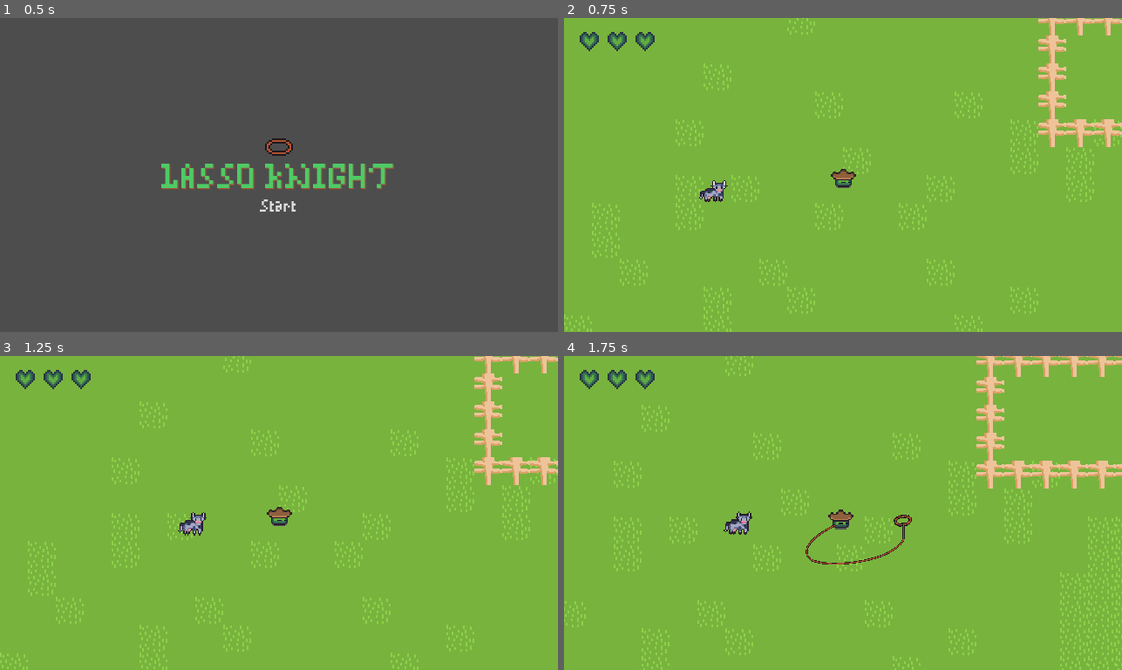
Above: before the commit, frames 1-4 (two rows, left to right).
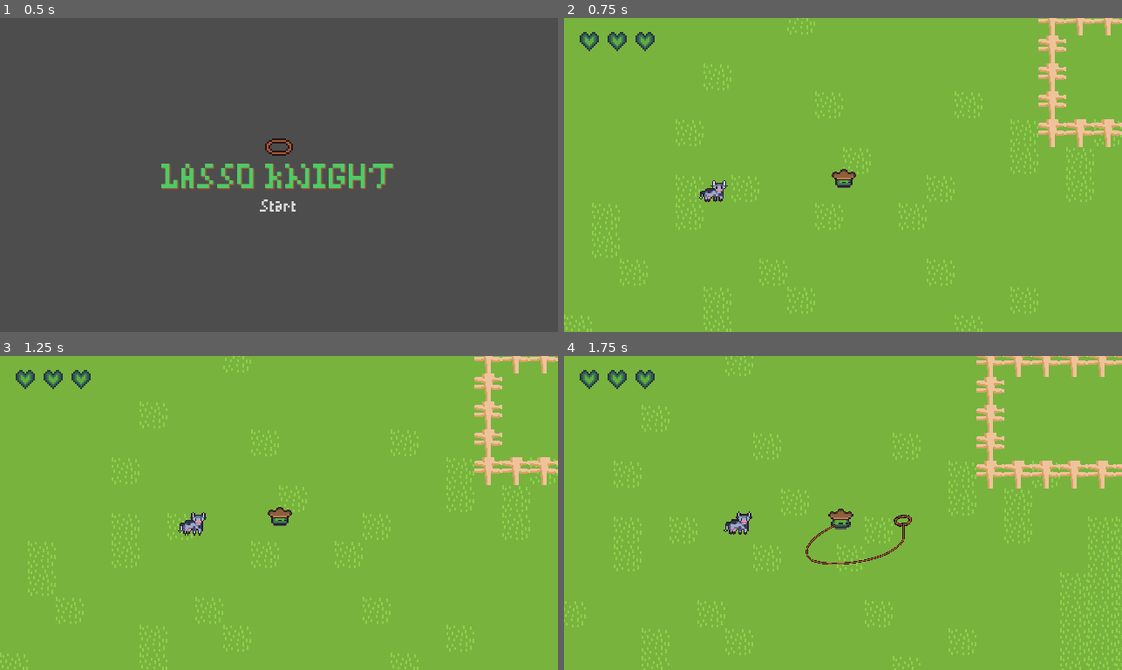
Above: after the commit, the same moments.

Repository: 2weeking/Lasso-Knight
Game: Godot game, scene res://levels/MainMenu.tscn
The game is run twice, just before and just after one commit, with the same random seed, the same clock (stepped at 60 frames per second) and the same inputs.
Inputs (mouse positions are in pixels of both pictures, inside the frame that each line leads up to):
- Up to frame 1 (0.5 s): no input
- Up to frame 2 (0.75 s): click "Start" at 0.5 s
- Up to frame 3 (1.25 s): no input
- Up to frame 4 (1.75 s): move the mouse to (965, 497) at 1.27 s; hold D (right) from 1.28 s (still down); click (965, 497) at 1.35 s

Frame 1 is identical in both runs. In frame 2, less than 0.1% of the frame differs, in the area x 47-53%, y 48-55%; in frame 3, less than 0.1%; in frame 4, 0.1%, in the area x 47-52%, y 48-55%.

Commit message:
Switched from base animated sprite to animation tree

Diff:
--- a/entities/knight/knight.gd
+++ b/entities/knight/knight.gd
@@ -18,7 +18,7 @@
 @export var lasso_goldilocks: float = 0.5	# Green bar range percentage from 0.0 - 1.0
 
 # Sprite and animationms
-@onready var sprite = $AnimatedSprite2D
+@onready var sprite = $Sprite2D
 @onready var animation_tree = $AnimationTree
 @onready var state_machine = animation_tree.get("parameters/playback")
 
@@ -80,6 +80,12 @@
 		Input.get_action_strength("right") - Input.get_action_strength("left"),
 		Input.get_action_strength("down") - Input.get_action_strength("up")
 	)
+
+	# Animation and sprite related stuff
+	if input_direction != Vector2.ZERO:
+		state_machine.travel("walk")
+	else:
+		state_machine.travel("idle")
 
 	# Flip sprite depending on direction
 	if input_direction.x > 0:
--- a/entities/knight/knight.tscn
+++ b/entities/knight/knight.tscn
@@ -6,77 +6,6 @@
 [ext_resource type="PackedScene" uid="uid://wtb0tpyhgt5v" path="res://entities/lasso/verlet_rope.tscn" id="4_45si7"]
 [ext_resource type="PackedScene" uid="uid://dvlia5gva2tk" path="res://entities/knight/player_health_ui.tscn" id="4_68lu1"]
 [ext_resource type="Texture2D" uid="uid://du1c6mmkrb8uc" path="res://assets/rope/lasso_head.png" id="4_ok8xe"]
-
-[sub_resource type="AtlasTexture" id="AtlasTexture_o4n6n"]
-atlas = ExtResource("2_vql2c")
-region = Rect2(0, 0, 32, 32)
-
-[sub_resource type="AtlasTexture" id="AtlasTexture_jy51c"]
-atlas = ExtResource("2_vql2c")
-region = Rect2(32, 0, 32, 32)
-
-[sub_resource type="AtlasTexture" id="AtlasTexture_t0ilj"]
-atlas = ExtResource("2_vql2c")
-region = Rect2(64, 0, 32, 32)
-
-[sub_resource type="AtlasTexture" id="AtlasTexture_6oh8l"]
-atlas = ExtResource("2_vql2c")
-region = Rect2(96, 0, 32, 32)
-
-[sub_resource type="AtlasTexture" id="AtlasTexture_fv27g"]
-atlas = ExtResource("2_vql2c")
-region = Rect2(128, 0, 32, 32)
-
-[sub_resource type="AtlasTexture" id="AtlasTexture_nabmr"]
-atlas = ExtResource("2_vql2c")
-region = Rect2(160, 0, 32, 32)
-
-[sub_resource type="AtlasTexture" id="AtlasTexture_a4821"]
-atlas = ExtResource("2_vql2c")
-region = Rect2(192, 0, 32, 32)
-
-[sub_resource type="AtlasTexture" id="AtlasTexture_3tuaj"]
-atlas = ExtResource("2_vql2c")
-region = Rect2(224, 0, 32, 32)
-
-[sub_resource type="AtlasTexture" id="AtlasTexture_1c2s6"]
-atlas = ExtResource("2_vql2c")
-region = Rect2(256, 0, 32, 32)
-
-[sub_resource type="SpriteFrames" id="SpriteFrames_y6ukc"]
-animations = [{
-"frames": [{
-"duration": 1.0,
-"texture": SubResource("AtlasTexture_o4n6n")
-}, {
-"duration": 1.0,
-"texture": SubResource("AtlasTexture_jy51c")
-}, {
-"duration": 1.0,
-"texture": SubResource("AtlasTexture_t0ilj")
-}, {
-"duration": 1.0,
-"texture": SubResource("AtlasTexture_6oh8l")
-}, {
-"duration": 1.0,
-"texture": SubResource("AtlasTexture_fv27g")
-}, {
-"duration": 1.0,
-"texture": SubResource("AtlasTexture_nabmr")
-}, {
-"duration": 1.0,
-"texture": SubResource("AtlasTexture_a4821")
-}, {
-"duration": 1.0,
-"texture": SubResource("AtlasTexture_3tuaj")
-}, {
-"duration": 1.0,
-"texture": SubResource("AtlasTexture_1c2s6")
-}],
-"loop": true,
-"name": &"idle",
-"speed": 5.0
-}]
 
 [sub_resource type="Curve2D" id="Curve2D_v218c"]
 _data = {
@@ -90,39 +19,82 @@
 [sub_resource type="RectangleShape2D" id="RectangleShape2D_vcw2b"]
 size = Vector2(32, 32)
 
-[sub_resource type="Animation" id="Animation_wvwej"]
+[sub_resource type="Animation" id="Animation_otww2"]
+resource_name = "idle"
+loop_mode = 1
+tracks/0/type = "value"
+tracks/0/imported = false
+tracks/0/enabled = true
+tracks/0/path = NodePath("Sprite2D:frame")
+tracks/0/interp = 1
+tracks/0/loop_wrap = true
+tracks/0/keys = {
+"times": PackedFloat32Array(0),
+"transitions": PackedFloat32Array(1),
+"update": 1,
+"values": [0]
+}
+
+[sub_resource type="Animation" id="Animation_lv1gh"]
 length = 0.001
+tracks/0/type = "value"
+tracks/0/imported = false
+tracks/0/enabled = true
+tracks/0/path = NodePath("Sprite2D:frame")
+tracks/0/interp = 1
+tracks/0/loop_wrap = true
+tracks/0/keys = {
+"times": PackedFloat32Array(0),
+"transitions": PackedFloat32Array(1),
+"update": 1,
+"values": [0]
+}
 
-[sub_resource type="Animation" id="Animation_a4f3l"]
-resource_name = "idle"
-length = 4.0
+[sub_resource type="Animation" id="Animation_oj33q"]
+resource_name = "walk"
+length = 2.7
+loop_mode = 1
+step = 0.3
+tracks/0/type = "value"
+tracks/0/imported = false
+tracks/0/enabled = true
+tracks/0/path = NodePath("Sprite2D:frame")
+tracks/0/interp = 1
+tracks/0/loop_wrap = true
+tracks/0/keys = {
+"times": PackedFloat32Array(0, 0.3, 0.6, 0.9, 1.2, 1.5, 1.8, 2.1, 2.4),
+"transitions": PackedFloat32Array(1, 1, 1, 1, 1, 1, 1, 1, 1),
+"update": 1,
+"values": [0, 1, 2, 3, 4, 5, 6, 7, 8]
+}
 
 [sub_resource type="AnimationLibrary" id="AnimationLibrary_a50b0"]
 _data = {
-"RESET": SubResource("Animation_wvwej"),
-"idle": SubResource("Animation_a4f3l")
+"RESET": SubResource("Animation_lv1gh"),
+"idle": SubResource("Animation_otww2"),
+"walk": SubResource("Animation_oj33q")
 }
 
-[sub_resource type="AnimationNodeBlendSpace2D" id="AnimationNodeBlendSpace2D_va5ow"]
-min_space = Vector2(-1, -1.1)
-max_space = Vector2(1, 1.1)
-blend_mode = 1
+[sub_resource type="AnimationNodeAnimation" id="AnimationNodeAnimation_bmdyj"]
+animation = &"idle"
 
-[sub_resource type="AnimationNodeBlendSpace2D" id="AnimationNodeBlendSpace2D_8tqgi"]
+[sub_resource type="AnimationNodeAnimation" id="AnimationNodeAnimation_6xr85"]
+animation = &"walk"
 
-[sub_resource type="AnimationNodeStateMachineTransition" id="AnimationNodeStateMachineTransition_qojdq"]
+[sub_resource type="AnimationNodeStateMachineTransition" id="AnimationNodeStateMachineTransition_k2ac6"]
+advance_mode = 2
 
-[sub_resource type="AnimationNodeStateMachineTransition" id="AnimationNodeStateMachineTransition_1x020"]
-advance_mode = 0
+[sub_resource type="AnimationNodeStateMachineTransition" id="AnimationNodeStateMachineTransition_quseh"]
 
-[sub_resource type="AnimationNodeStateMachine" id="AnimationNodeStateMachine_yrndm"]
-states/Idle/node = SubResource("AnimationNodeBlendSpace2D_va5ow")
-states/Idle/position = Vector2(329, 109)
-states/Start/position = Vector2(175, 122)
-states/Walk/node = SubResource("AnimationNodeBlendSpace2D_8tqgi")
-states/Walk/position = Vector2(468, 109)
-transitions = ["Start", "Idle", SubResource("AnimationNodeStateMachineTransition_qojdq"), "Idle", "Walk", SubResource("AnimationNodeStateMachineTransition_1x020")]
-graph_offset = Vector2(-394, -7)
+[sub_resource type="AnimationNodeStateMachineTransition" id="AnimationNodeStateMachineTransition_erak6"]
+
+[sub_resource type="AnimationNodeStateMachine" id="AnimationNodeStateMachine_ljlde"]
+states/idle/node = SubResource("AnimationNodeAnimation_bmdyj")
+states/idle/position = Vector2(403, 100)
+states/walk/node = SubResource("AnimationNodeAnimation_6xr85")
+states/walk/position = Vector2(613, 100)
+transitions = ["Start", "idle", SubResource("AnimationNodeStateMachineTransition_k2ac6"), "idle", "walk", SubResource("AnimationNodeStateMachineTransition_quseh"), "walk", "idle", SubResource("AnimationNodeStateMachineTransition_erak6")]
+graph_offset = Vector2(-169, 25)
 
 [sub_resource type="RectangleShape2D" id="RectangleShape2D_nid7g"]
 size = Vector2(32, 32)
@@ -133,14 +105,10 @@
 collision_layer = 2
 script = ExtResource("1_bwy00")
 
-[node name="AnimatedSprite2D" type="AnimatedSprite2D" parent="."]
+[node name="Sprite2D" type="Sprite2D" parent="."]
 scale = Vector2(1.5, 1.5)
-sprite_frames = SubResource("SpriteFrames_y6ukc")
-animation = &"idle"
-autoplay = "idle"
-frame = 5
-frame_progress = 0.136272
-speed_scale = 0.75
+texture = ExtResource("2_vql2c")
+hframes = 9
 
 [node name="Path2D" type="Path2D" parent="."]
 curve = SubResource("Curve2D_v218c")
@@ -180,10 +148,8 @@
 libraries = {
 "": SubResource("AnimationLibrary_a50b0")
 }
-tree_root = SubResource("AnimationNodeStateMachine_yrndm")
+tree_root = SubResource("AnimationNodeStateMachine_ljlde")
 anim_player = NodePath("../AnimationPlayer")
-parameters/Idle/blend_position = Vector2(-0.00529099, -0.0161501)
-parameters/Walk/blend_position = Vector2(0, 0)
 
 [node name="Camera2D" type="Camera2D" parent="."]
 process_callback = 0
Not shown: 1 places in entities/knight/knight.tscn that only renumber resources
